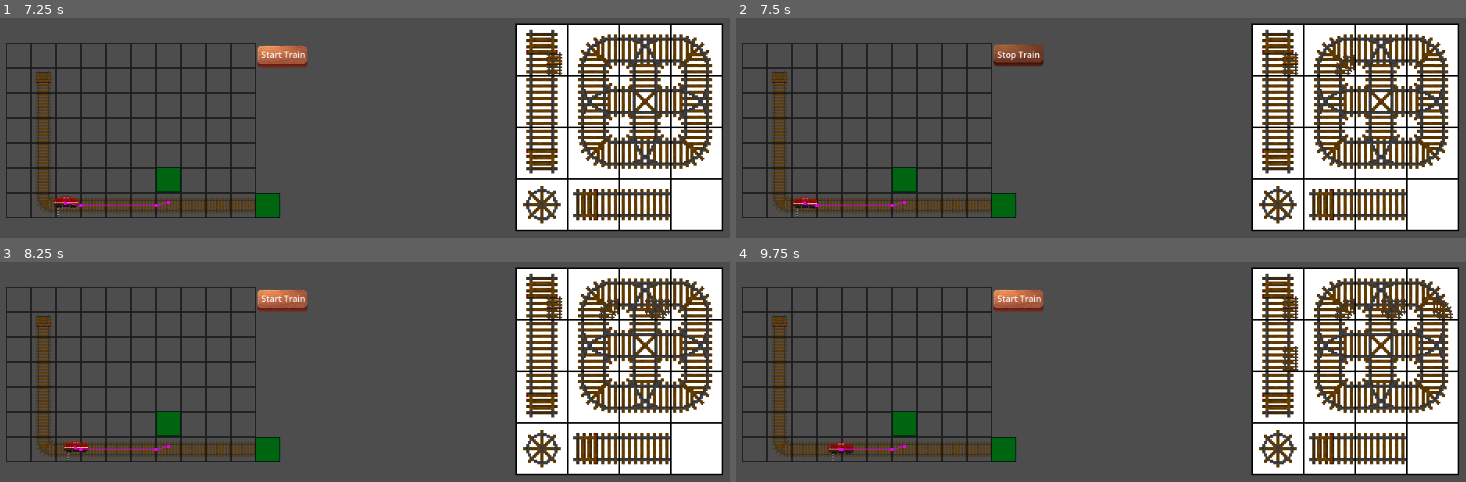
Above: before the commit, frames 1-4 (two rows, left to right).
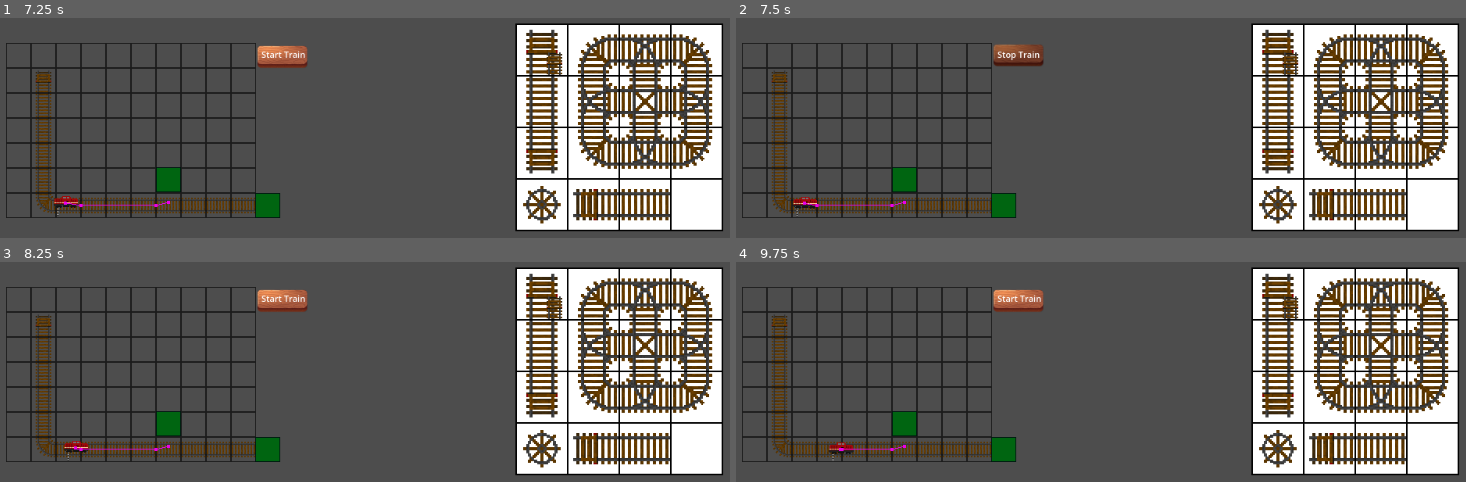
Above: after the commit, the same moments.

Repository: Deadlocz/UOL-Game-Jam-13
Game: Godot game, scene res://Level/level.tscn
Same seed, same stepped clock (60 frames per second), same inputs: the game is played once before the commit and once after it. This scene is started directly instead of the project's main scene. Sound files missing from this copy of the repository are replaced by a short silence.
Inputs (mouse positions are in pixels of both pictures, inside the frame that each line leads up to):
- Up to frame 1 (7.25 s): click "Start train" at 0.5 s; click "Stop Train" at 1.25 s; click "Start Train" at 2 s; click "Stop Train" at 2.75 s; click "Start Train" at 3.5 s; click "Stop Train" at 4.25 s; click "Start Train" at 5 s; tap Enter at 5.75 s; move the mouse to (197, 231) at 5.77 s; click (197, 231) at 5.92 s; move the mouse to (540, 51) at 6.52 s; click (540, 51) at 6.67 s
- Up to frame 2 (7.5 s): tap Space at 7.25 s; move the mouse to (1327, 51) at 7.27 s; click (1327, 51) at 7.42 s
- Up to frame 3 (8.25 s): tap Enter at 8 s; move the mouse to (642, 295) at 8.02 s; click (642, 295) at 8.17 s
- Up to frame 4 (9.75 s): tap Space at 8.75 s; move the mouse to (1429, 295) at 8.77 s; click (1429, 295) at 8.92 s; tap Enter at 9.5 s; move the mouse to (1276, 345) at 9.52 s; click (1276, 345) at 9.67 s

Frame 1 is identical in both runs. In frame 2, 0.1% of the frame differs, in the area x 82-85%, y 16-26%; in frame 3, 0.3%; in frame 4, 0.6%, in the area x 74-99%, y 16-50%.

Commit message:
Change placement

Diff:
--- a/train-track-manic/Level/level.gd
+++ b/train-track-manic/Level/level.gd
@@ -35,6 +35,8 @@
 
 
 func create_new(object1):
+	if object:
+		return
 	var cell:GridCell = _get_target_cell(get_global_mouse_position())
 	if  cell != null:
 		cell.full = false
